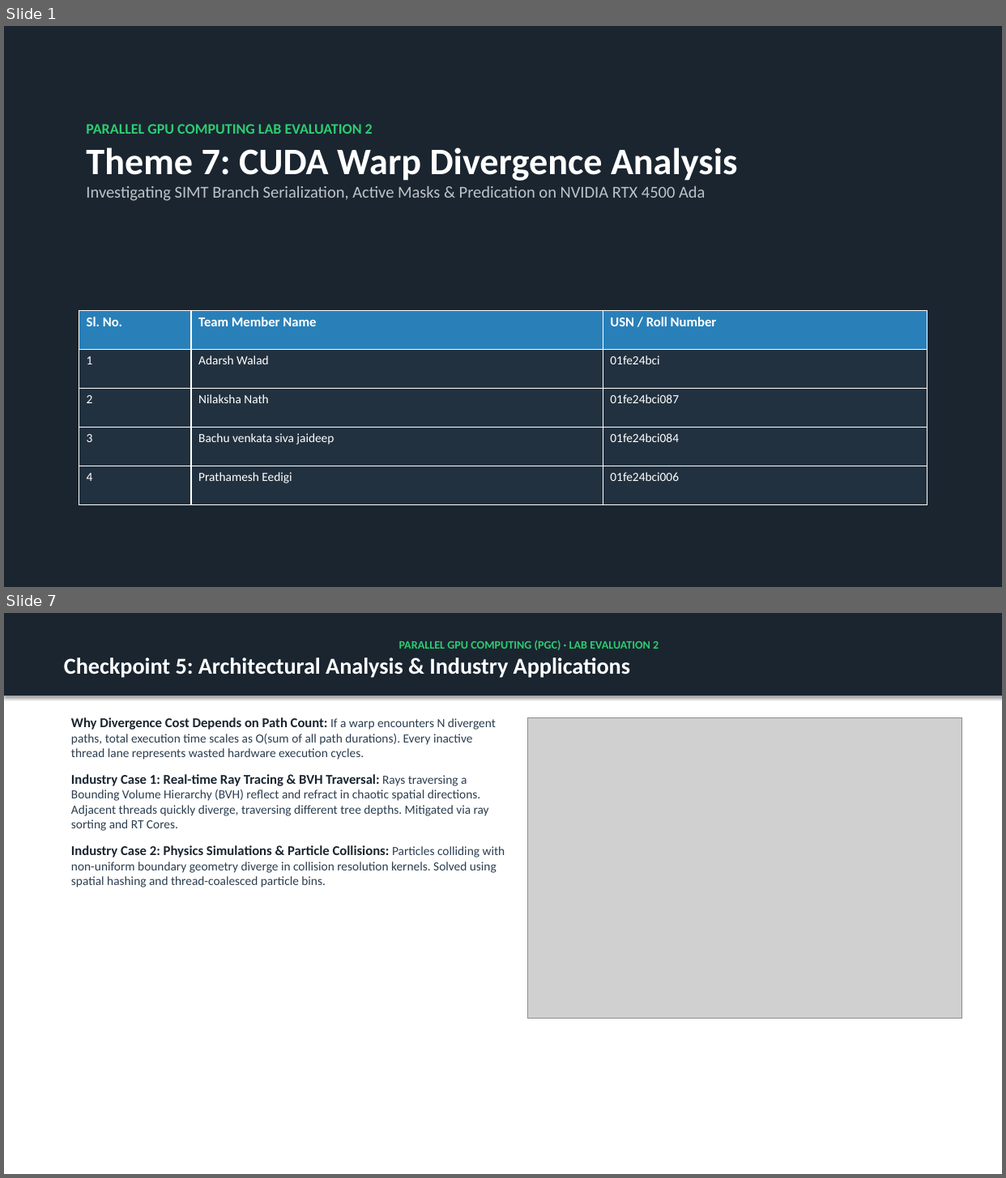
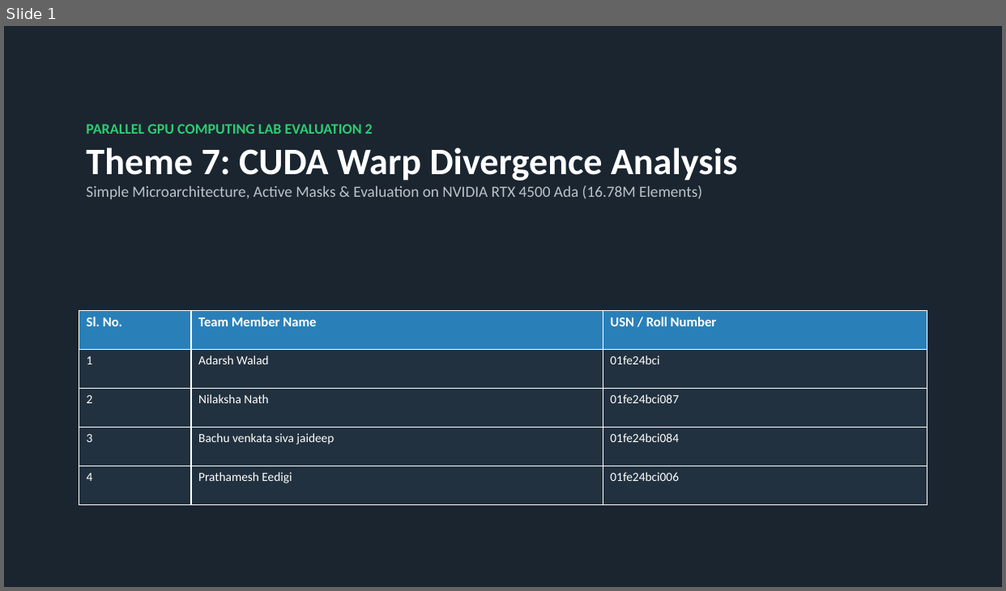
Before and after one commit to jaideep67/Parallel-Gpu-Computing, a slide deck: lab2_evaluation/presentation/PGC_Lab2_Warp_Divergence_Evaluation.pptx. Shown one above the other, each under a label of ours: slides 1 and 7 before the commit, slide 1 after it; the slides between them are not shown. The pictures are 1006x1178 and 1006x591 pixels, drawn with LibreOffice and Linux fonts; fonts in the diff are those of the drawing; grey boxes stand for pictures. Boxes give left, top, right and bottom in pixels: in the first picture for what was removed or moved away, otherwise in the second. Text is boxed around its words. In the diff, an @@ line names an element or a change of style, - is before the commit and + after.

Commit message:
Refactor README and presentation: Simple architecture, 3-4 points per checkpoint, and 2-3 sentence graph explanations

```diff
--- a/lab2_evaluation/presentation/PGC_Lab2_Warp_Divergence_Evaluation.pptx
+++ b/lab2_evaluation/presentation/PGC_Lab2_Warp_Divergence_Evaluation.pptx
@@ slide 7 removed at bbox=[4, 613, 1002, 1174], background #FFFFFF @@
@@ rectangle removed at bbox=[4, 613, 1002, 696] @@
-PARALLEL GPU COMPUTING (PGC) · LAB EVALUATION 2
-Checkpoint 5: Architectural Analysis & Industry Applications
@@ text removed at bbox=[71, 717, 505, 888] @@
-Why Divergence Cost Depends on Path Count: If a warp encounters N divergent paths, total execution time scales as O(sum of all path durations). Every inactive thread lane represents wasted hardware execution cycles.
-Industry Case 1: Real-time Ray Tracing & BVH Traversal: Rays traversing a Bounding Volume Hierarchy (BVH) reflect and refract in chaotic spatial directions. Adjacent threads quickly diverge, traversing different tree depths. Mitigated via ray sorting and RT Cores.
-Industry Case 2: Physics Simulations & Particle Collisions: Particles colliding with non-uniform boundary geometry diverge in collision resolution kernels. Solved using spatial hashing and thread-coalesced particle bins.
@@ picture removed at bbox=[528, 717, 962, 1019] @@
@@ slide 1 changed as well @@
@@ text at bbox=[86, 186, 702, 199]: text changed; size 16 to 15 pt @@
-Investigating SIMT Branch Serialization, Active Masks & Predication on NVIDIA RTX 4500 Ada
+Simple Microarchitecture, Active Masks & Evaluation on NVIDIA RTX 4500 Ada (16.78M Elements)
```
Also in this commit, not shown: 5 other slides changed, 1 slide added, 2 other files.
